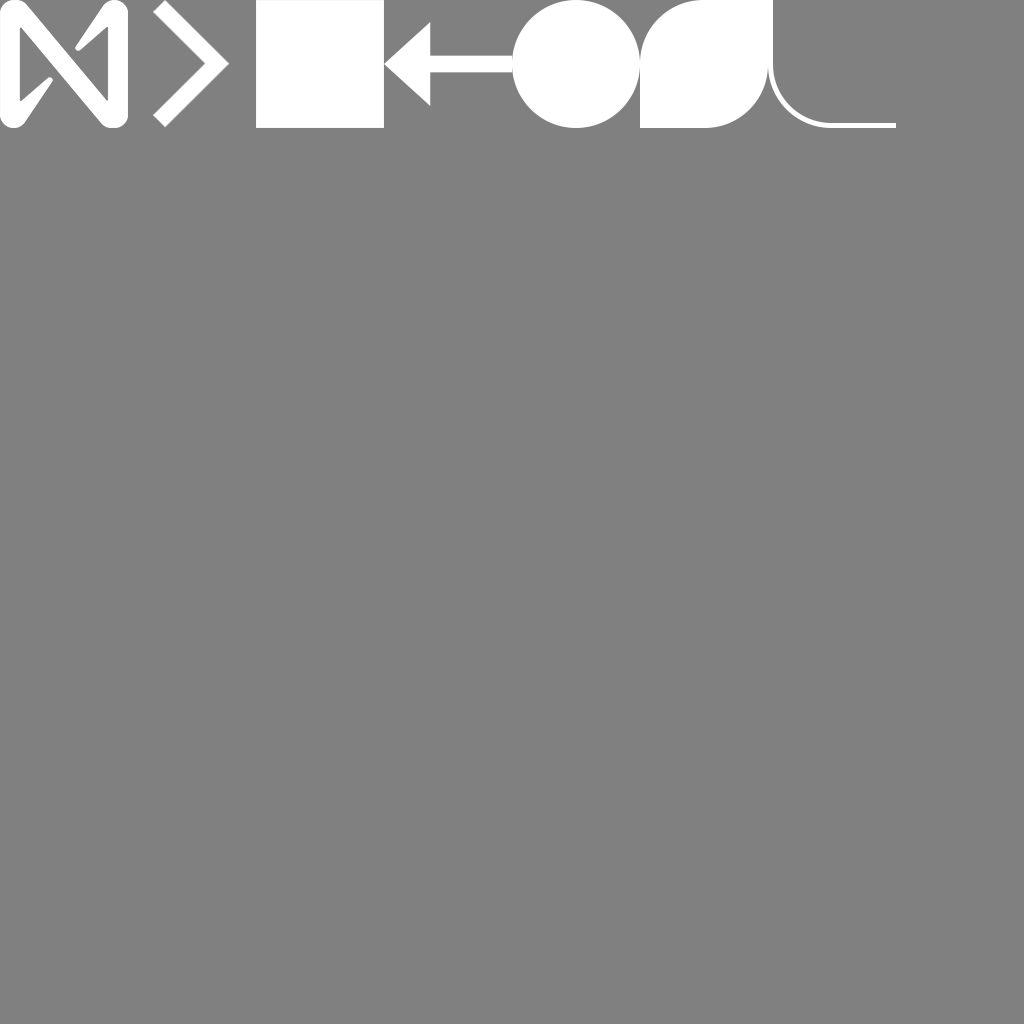
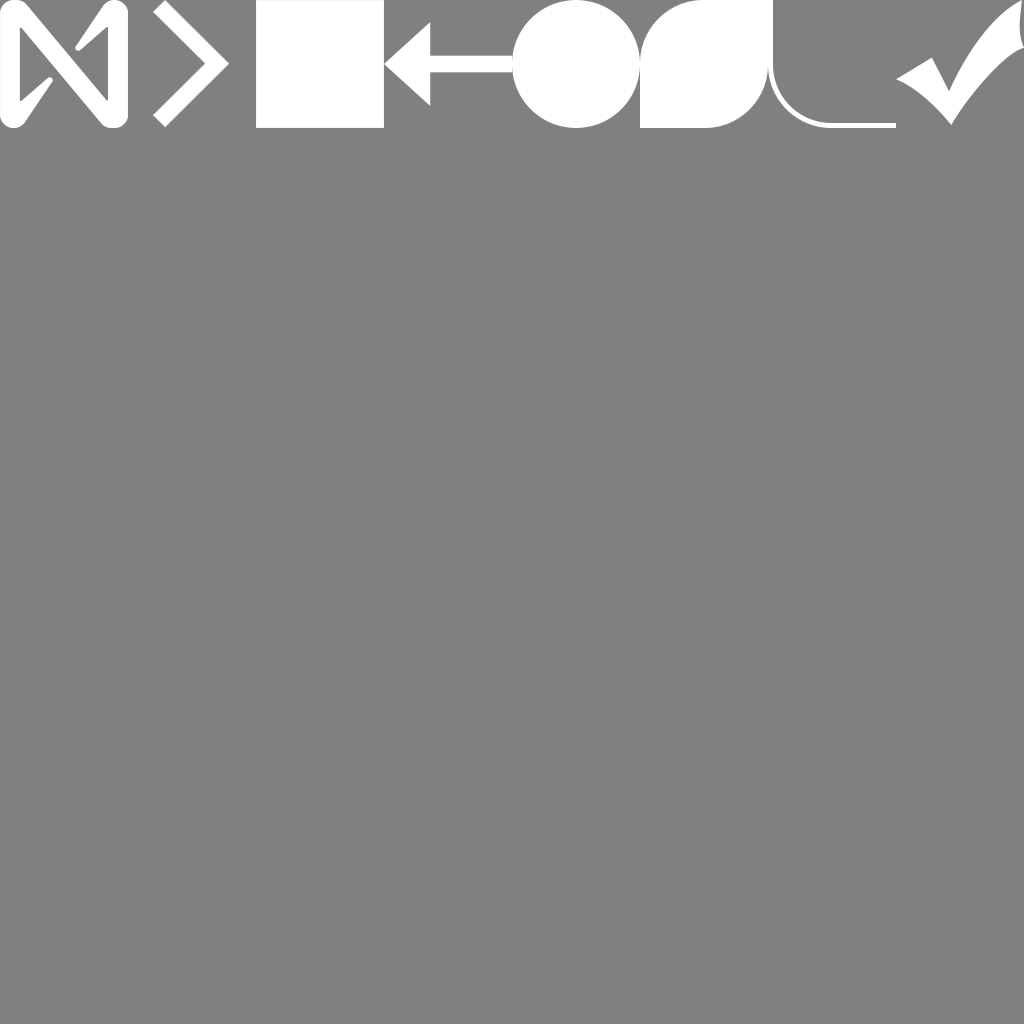
Two versions of the same layered image (1024x1024). Layer-by-layer changes:
added layer "Checkmark 1" above "Arrow 13 1" over (x1=896, y1=0, x2=1024, y2=125)
